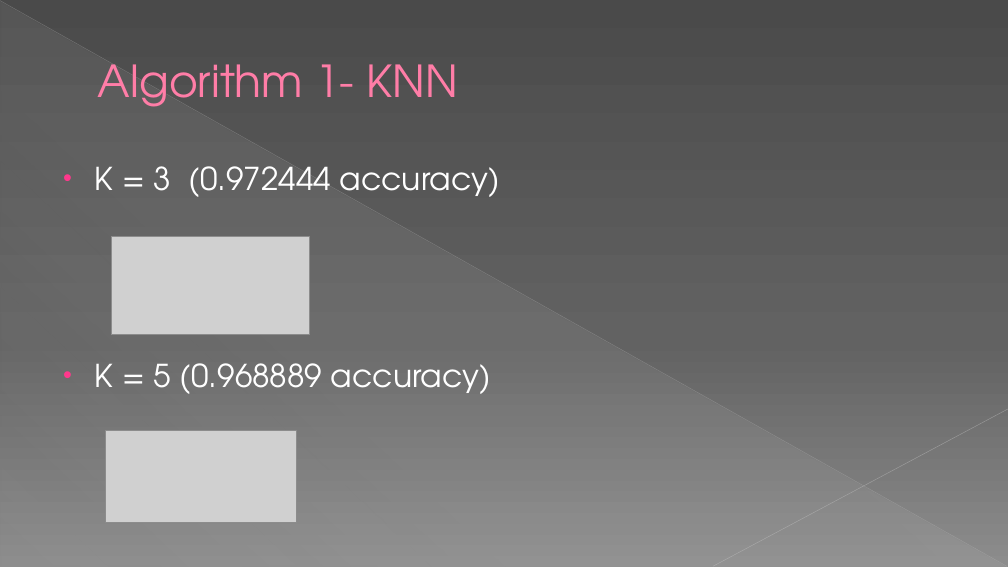
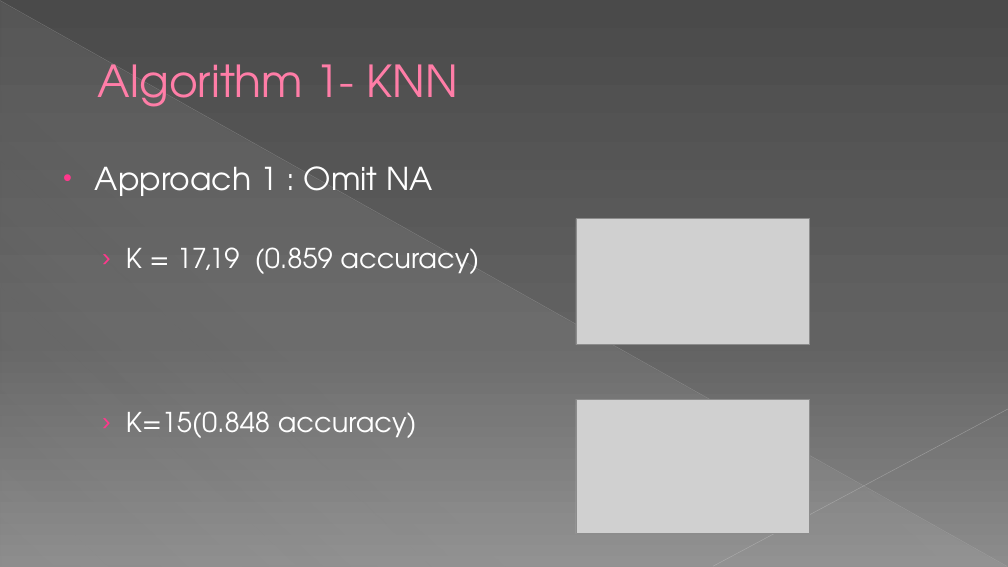
Before and after one commit to dhavalaM/CS513-Project, a slide deck: slide 7 of Presentation_YPS.pptx. Drawn at 1008x567 pixels with LibreOffice and Linux fonts; fonts in the diff are those of the drawing; grey boxes stand for pictures. Boxes give left, top, right and bottom in pixels: in the first picture for what was removed or moved away, otherwise in the second. Text is boxed around its words. In the diff, an @@ line names an element or a change of style, - is before the commit and + after.

```diff
--- a/Presentation_YPS.pptx
+++ b/Presentation_YPS.pptx
@@ text at [95, 166, 479, 438]: text changed; size 30 to 26 pt @@
-• K = 3 (0.972444 accuracy)
-• K = 5 (0.968889 accuracy)
+• Approach 1 : Omit NA
+  › K = 17,19 (0.859 accuracy)
+  › K=15(0.848 accuracy)
@@ picture removed at [111, 237, 309, 335] @@
@@ picture added at [576, 219, 810, 345] @@
@@ picture added at [576, 399, 810, 534] @@
@@ picture removed at [106, 431, 296, 523] @@
```
Also in this commit, not shown: 16 other slides changed, 3 slides added, 2 slides removed.
